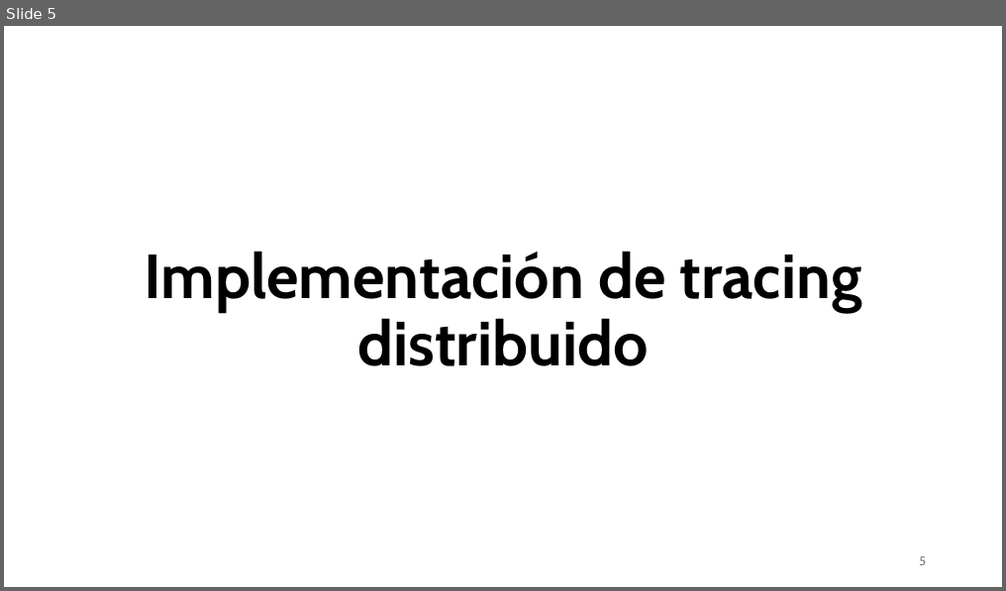
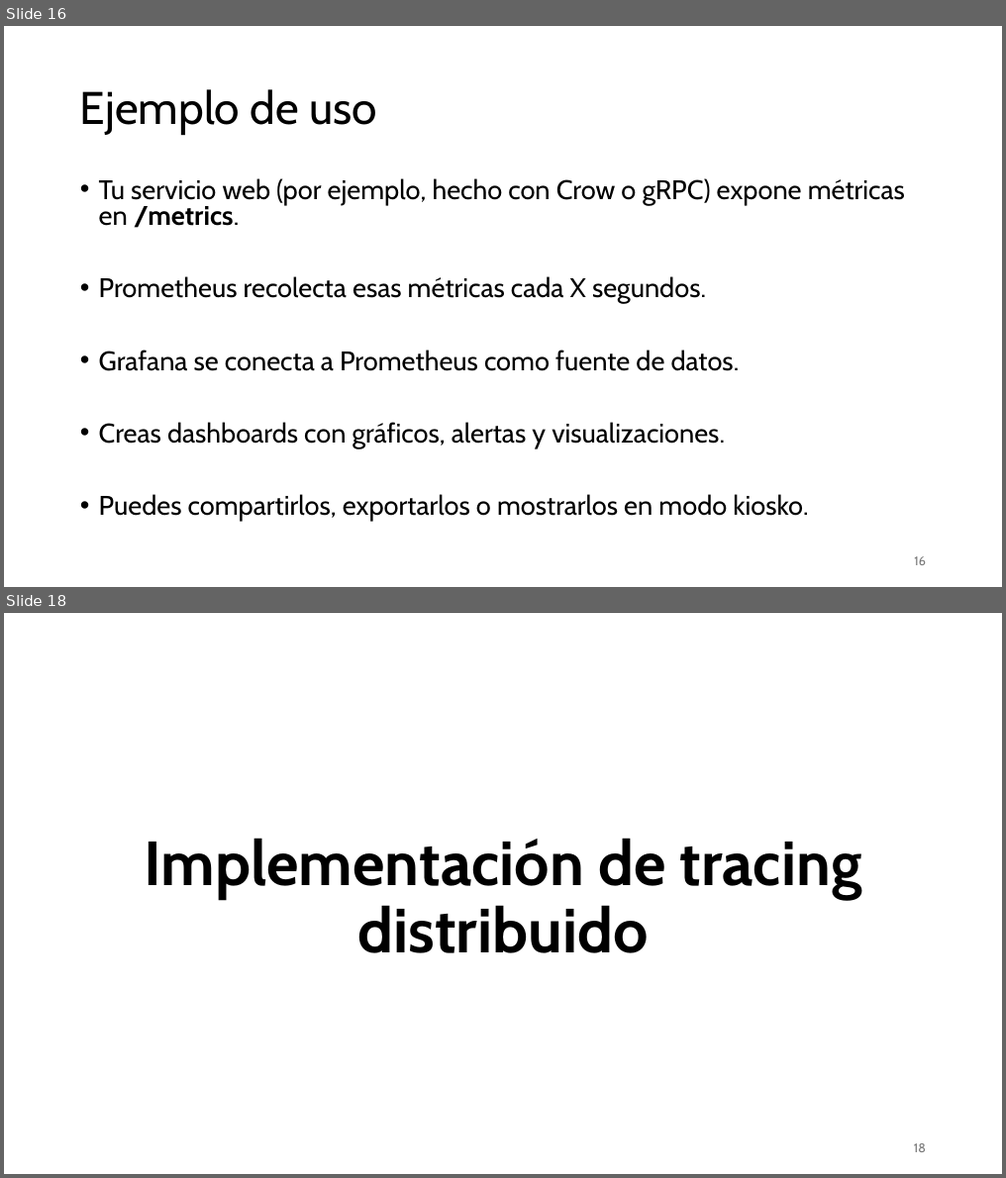
Before and after one commit to aldebarran22/CURSO_CPP_SERVICIOS_30H, a slide deck: doc/8_Monitorizacion_logging_microservicios.pptx. Shown one above the other, each under a label of ours: slide 5 before the commit, slides 16 and 18 after it; the slides between them are not shown. The pictures are 1006x591 and 1006x1178 pixels, drawn with LibreOffice and Linux fonts; fonts in the diff are those of the drawing. Boxes give left, top, right and bottom in pixels: in the first picture for what was removed or moved away, otherwise in the second. Text is boxed around its words. In the diff, an @@ line names an element or a change of style, - is before the commit and + after.

```diff
--- a/doc/8_Monitorizacion_logging_microservicios.pptx
+++ b/doc/8_Monitorizacion_logging_microservicios.pptx
@@ slide 16 added at (4, 26, 1002, 587), background #FFFFFF @@
@@ title added at (80, 89, 377, 135), 44 pt, text #000000 @@
+Ejemplo de uso
@@ text added at (99, 178, 905, 521), 25.9 pt, text #000000 @@
+• Tu servicio web (por ejemplo, hecho con Crow o gRPC) expone métricas en /metrics.
+• Prometheus recolecta esas métricas cada X segundos.
+• Grafana se conecta a Prometheus como fuente de datos.
+• Creas dashboards con gráficos, alertas y visualizaciones.
+• Puedes compartirlos, exportarlos o mostrarlos en modo kiosko.
@@ page number added at (914, 557, 926, 566), 12 pt, text #797979 @@
+16
@@ what was slide 5 is now slide 18 @@
@@ page number at (914, 1144, 926, 1153): text changed @@
-5
+18
```
Also in this commit, not shown: 13 other slides added, 1 slide removed, 3 other files.
